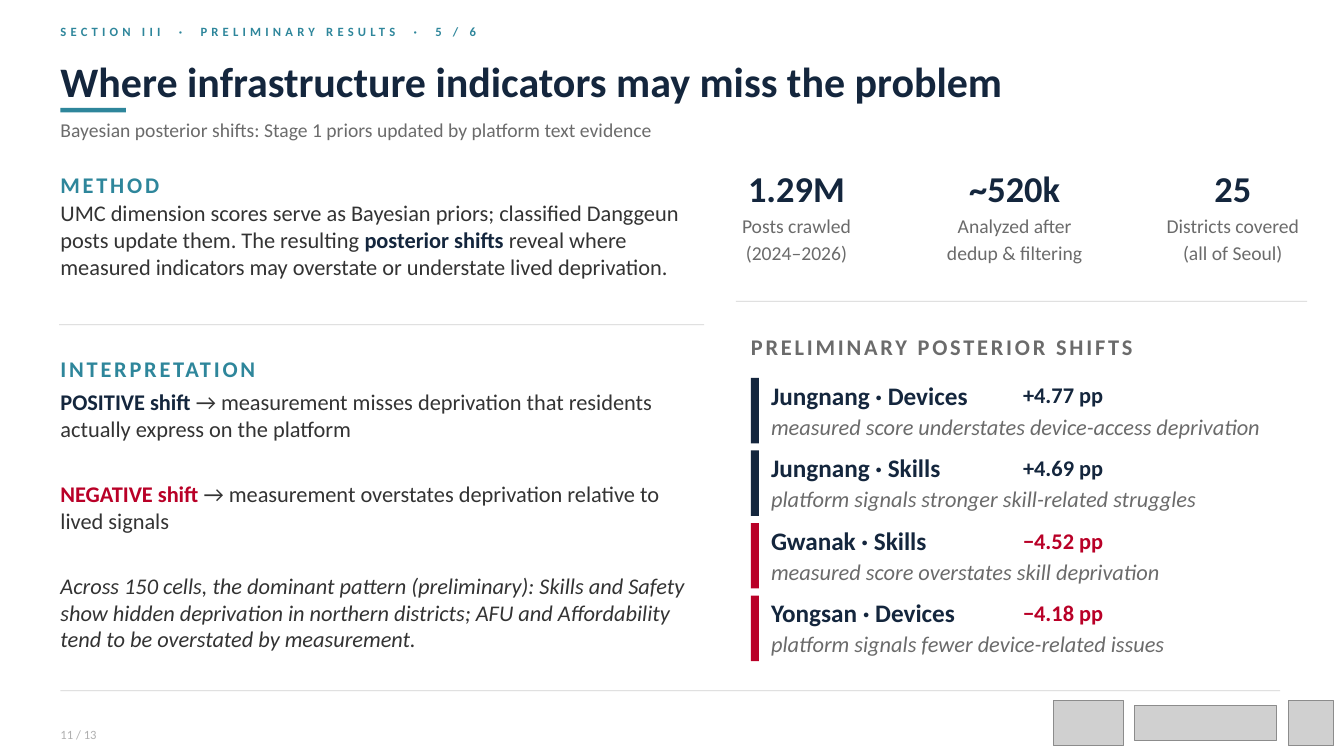
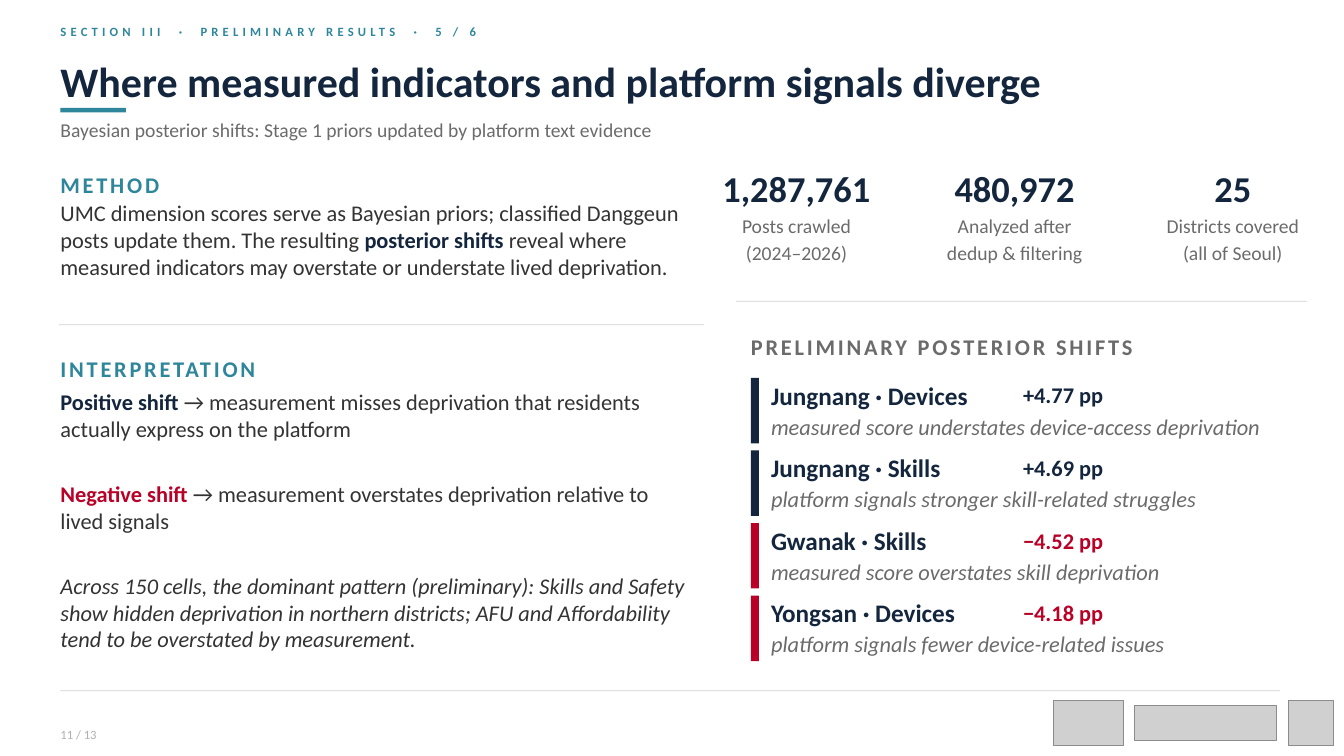
Before and after one commit to ITU-project-team/umc, a slide deck: slide 10 of ppt/HighFive_Step3_Submission.pptx. Drawn at 1344x756 pixels with LibreOffice and Linux fonts; fonts in the diff are those of the drawing; grey boxes stand for pictures. Boxes give left, top, right and bottom in pixels: in the first picture for what was removed or moved away, otherwise in the second. Text is boxed around its words. In the diff, an @@ line names an element or a change of style, - is before the commit and + after.

Commit message:
De-Claude PPT submission: declarative titles, numeric consistency
- Convert four question-form result titles (S6, S8, S9, S11) to finding statements.
- Soften ALL-CAPS labels; replace status glyphs with text legend on S12;
  redistribute em-dash constructions to colons/periods.
- Temper causal-overreach phrasing on S7 to pattern/observation framing.
- Reconcile corpus figures to the S4 funnel (1,287,761 / 480,972) on S10 chips;
  fix S8 page number 9->8. Content unchanged; tone, labels, and figure
  consistency only. No raw post text or IDs.

```diff
--- a/ppt/HighFive_Step3_Submission.pptx
+++ b/ppt/HighFive_Step3_Submission.pptx
@@ text at (60,67,1040,104): text changed @@
-Where infrastructure indicators may miss the problem
+Where measured indicators and platform signals diverge
@@ text at (722,177,870,207): text changed @@
-1.29M
+1,287,761
@@ text at (955,177,1075,207): text changed @@
-~520k
+480,972
@@ text at (60,394,648,533): text changed @@
-POSITIVE shift → measurement misses deprivation that residents actually express on the platform
-NEGATIVE shift → measurement overstates deprivation relative to lived signals
+Positive shift → measurement misses deprivation that residents actually express on the platform
+Negative shift → measurement overstates deprivation relative to lived signals
```
Also in this commit, not shown: 7 other slides changed.
